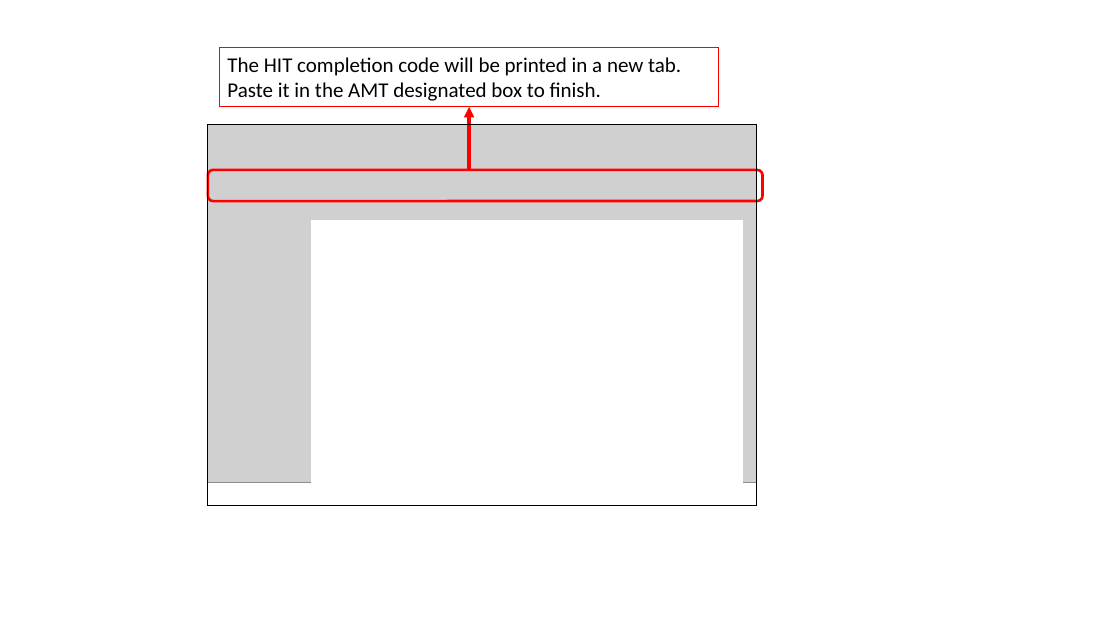
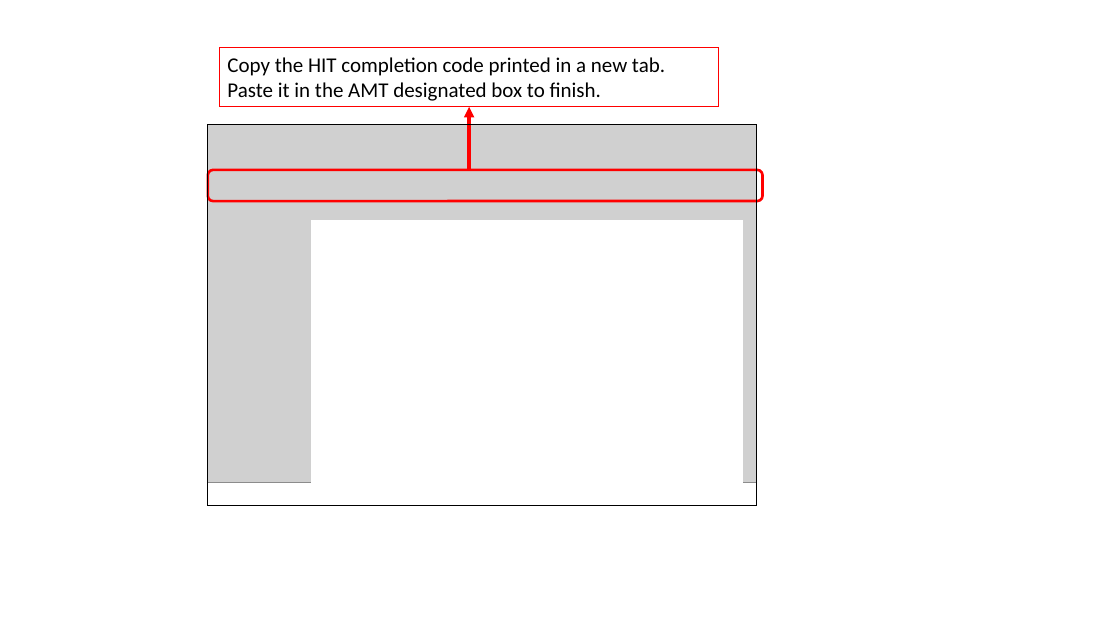
Before and after one commit to SinaMohseni/Text-classification-explanation-evaluation, a slide deck: slide 8 of user-study/instructions/Instructions.pptx. Drawn at 1120x630 pixels with LibreOffice and Linux fonts; fonts in the diff are those of the drawing; grey boxes stand for pictures. Boxes give left, top, right and bottom in pixels: in the first picture for what was removed or moved away, otherwise in the second. Text is boxed around its words. In the diff, an @@ line names an element or a change of style, - is before the commit and + after.

```diff
--- a/user-study/instructions/Instructions.pptx
+++ b/user-study/instructions/Instructions.pptx
@@ text in rectangle at [227, 57, 665, 101]: text changed @@
-The HIT completion code will be printed in a new tab.
-Paste it in the AMT designated box to finish.
+Copy the HIT completion code printed in a new tab.
+Paste it in the AMT designated box to finish.
```
Also in this commit, not shown: 6 other slides changed, 16 other files.
